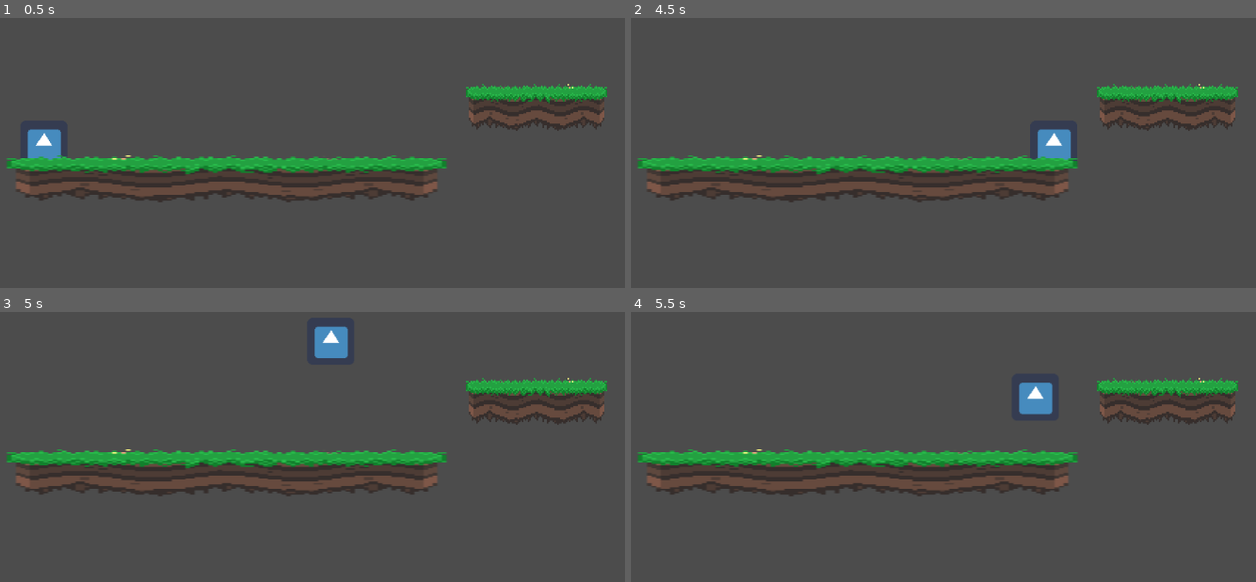
Above: before the commit, frames 1-4 (two rows, left to right).
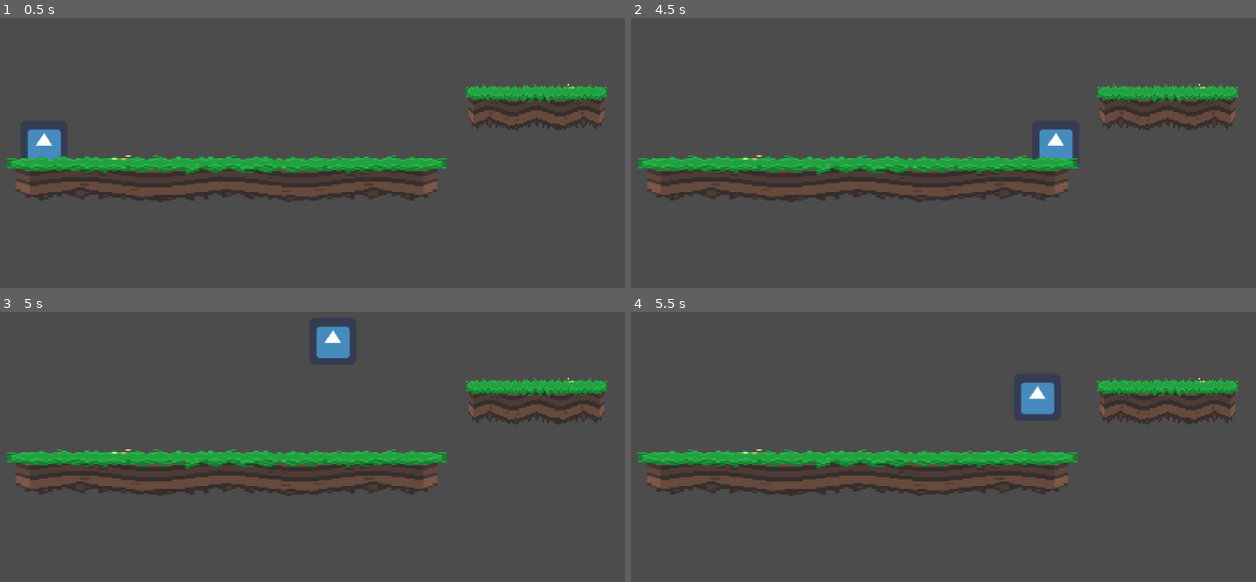
Above: after the commit, the same moments.

Repository: rwx788/godot_platformer
Game: Godot game, scene res://Scenes/MainScene.tscn
Two runs of this game, one before a commit and one after it. Both use one fixed random seed, a clock stepped at 60 frames per second and the inputs below. The engine's default icon, where the game draws it, is replaced by a stand-in: a white triangle on a blue panel in a dark square.
Inputs:
- Up to frame 1 (0.5 s): no input
- Up to frame 2 (4.5 s): tap Enter at 0.5 s; hold D (move_right) 0.53-2.03 s; tap W (jump) at 0.77, 1.52, 3.02, 3.77 s; hold A (move_left) 2.03-2.78 s; hold D (move_right) 2.78-4.28 s; hold A (move_left) from 4.28 s (still down)
- Up to frame 3 (5 s): keep holding A (move_left); tap W (jump) at 4.52 s
- Up to frame 4 (5.5 s): release A (move_left) at 5.03 s; hold D (move_right) from 5.03 s (still down)

Frame 1 is identical in both runs. In frame 2, 0.1% of the frame differs, in the area x 65-71%, y 41-52%; in frame 3, 0.2%; in frame 4, 0.2%, in the area x 62-68%, y 26-38%.

Commit message:
Minor code simplifications

Diff:
--- a/scripts/Player.gd
+++ b/scripts/Player.gd
@@ -21,9 +21,9 @@
 	var snap_vector = Vector2(0, 32) if snap else Vector2()
 	velocity = move_and_slide_with_snap(velocity, snap_vector, Vector2.UP, slope_slide_threshold, 4, deg2rad(46))
 
-	if is_on_floor() and (Input.is_action_just_released("move_right") or Input.is_action_just_released("move_left")):
+	if is_on_floor():
 		velocity.y = 0
 
-	var just_landed := is_on_floor() and not snap
-	if just_landed:
+	# Just landed
+	if is_on_floor() and not snap:
 		snap = true
